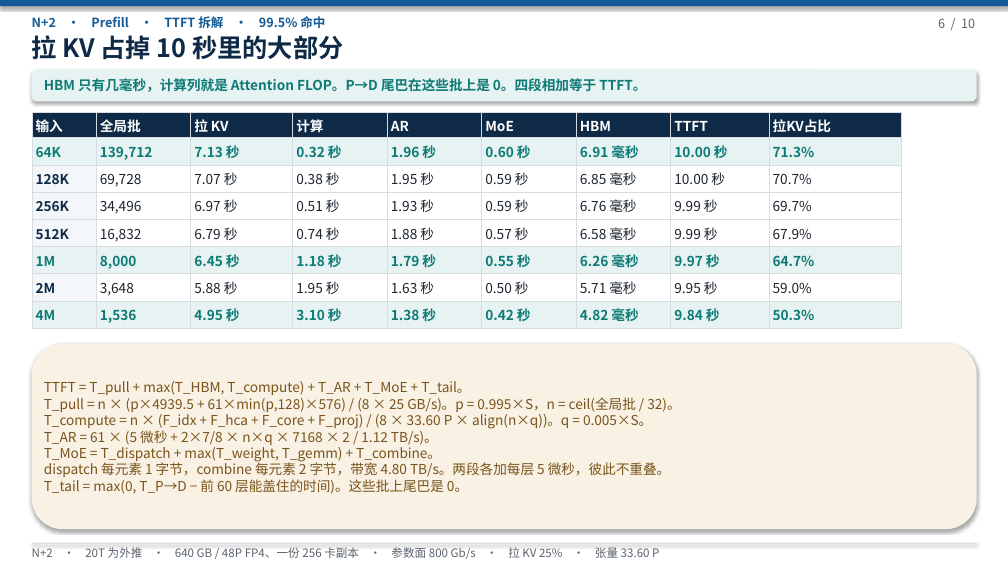
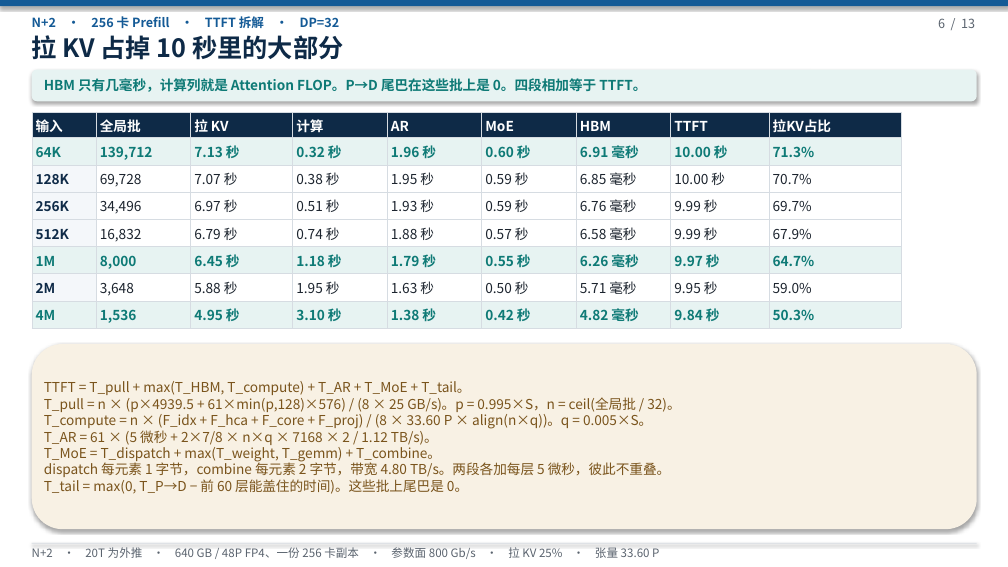
Before and after one commit to 69515164-rgb/UCL-MPComm, a slide deck: slide 6 of docs/deepseek-20t-n2-slo.pptx. Drawn at 1008x567 pixels with LibreOffice and Linux fonts; fonts in the diff are those of the drawing. Boxes give left, top, right and bottom in pixels: in the first picture for what was removed or moved away, otherwise in the second. Text is boxed around its words. In the diff, an @@ line names an element or a change of style, - is before the commit and + after.

```diff
--- a/docs/deepseek-20t-n2-slo.pptx
+++ b/docs/deepseek-20t-n2-slo.pptx
@@ text at box(32, 14, 340, 31): text changed @@
-N+2 · Prefill · TTFT 拆解 · 99.5% 命中
+N+2 · 256 卡 Prefill · TTFT 拆解 · DP=32
@@ text at box(938, 18, 975, 28): text changed @@
-6 / 10
+6 / 13
```
Also in this commit, not shown: 9 other slides changed, 3 slides added, 2 other files.
